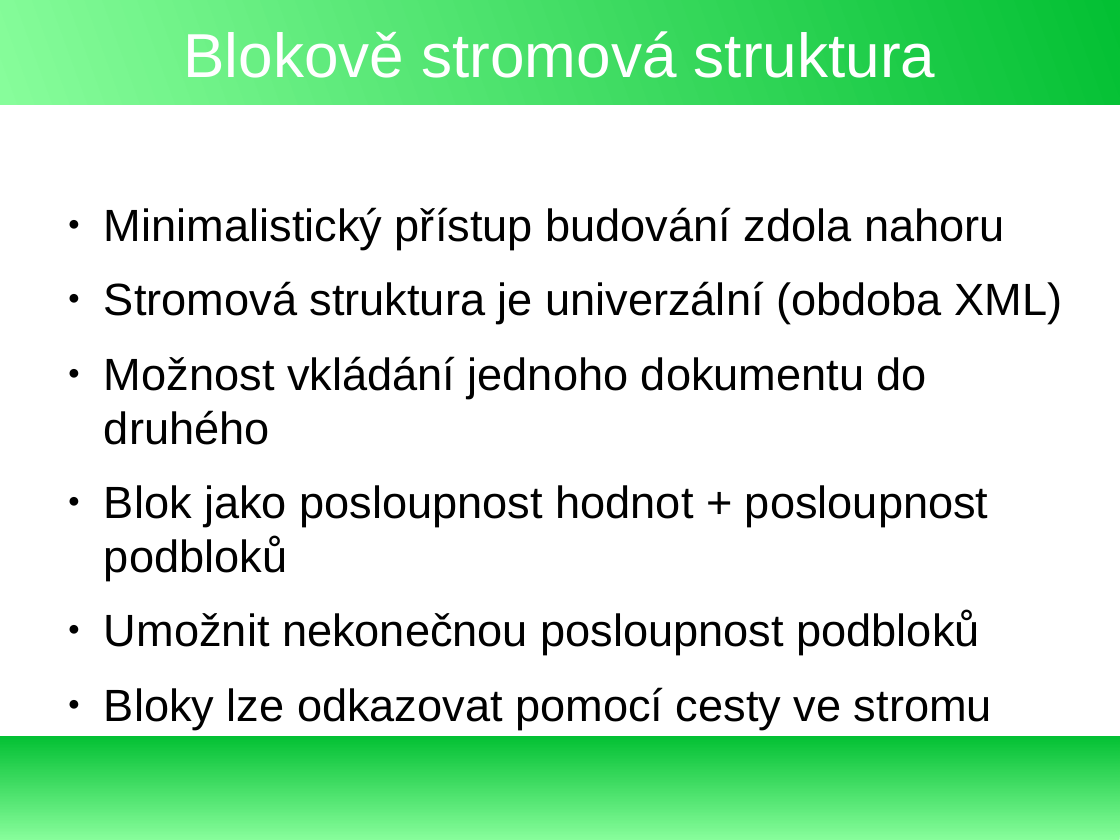
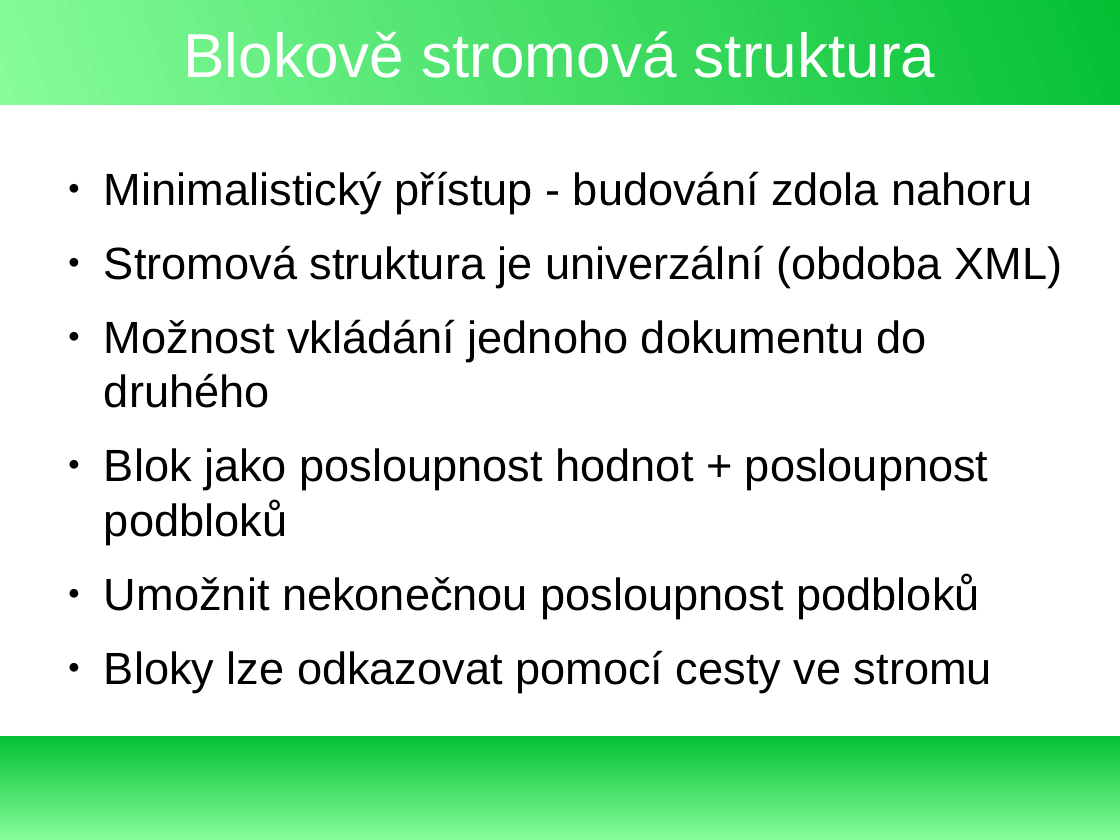
Before and after one commit to exbin/xbup-doc, a slide deck: slide 7 of presentation/binary_concept_cs_CZ.odp. Drawn at 1120x840 pixels with LibreOffice and Linux fonts; fonts in the diff are those of the drawing. Boxes give left, top, right and bottom in pixels: in the first picture for what was removed or moved away, otherwise in the second. Text is boxed around its words. In the diff, an @@ line names an element or a change of style, - is before the commit and + after.

```diff
--- a/presentation/binary_concept_cs_CZ.odp
+++ b/presentation/binary_concept_cs_CZ.odp
@@ text "Minimalistický přístup - budování zdola ...": place and size @@
-text "Minimalistický přístup - budování zdola ..." at [104,207,1062,729]
+text "Minimalistický přístup - budování zdola ..." at [104,171,1062,693]
@@ text at [104,171,1033,213]: text changed @@
-● Minimalistický přístup budování zdola nahoru
+● Minimalistický přístup - budování zdola nahoru
```
Also in this commit, not shown: 7 other slides changed, 2 slides added.
